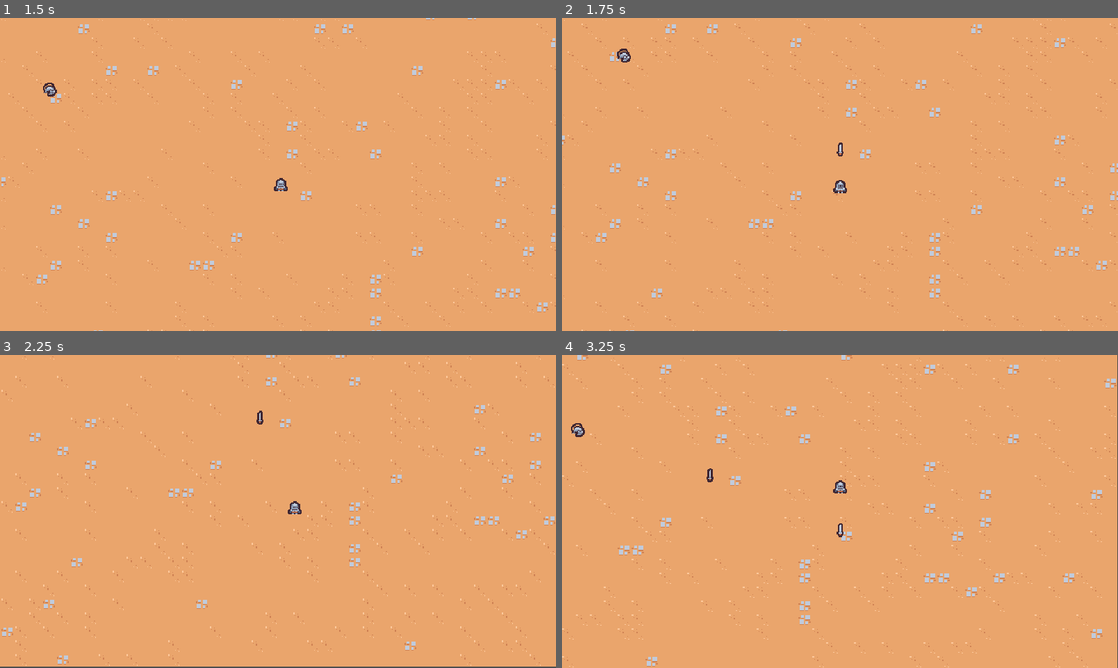
Above: before the commit, frames 1-4 (two rows, left to right).
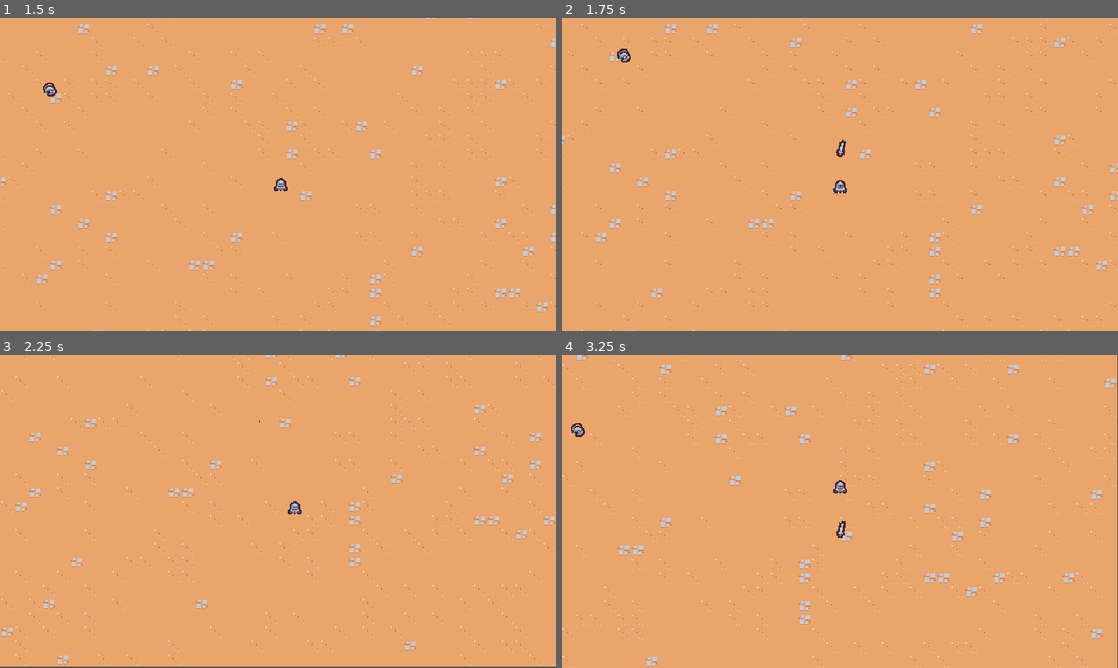
Above: after the commit, the same moments.

Repository: afarber/2DSurvivorsCourse
Game: Godot game, scene res://scenes/main/main.tscn
Two runs of this game, one before a commit and one after it. Both use one fixed random seed, a clock stepped at 60 frames per second and the inputs below.
Inputs:
- Up to frame 1 (1.5 s): hold D (move_right) 0.53-1.28 s; hold S (move_down) from 1.28 s (still down)
- Up to frame 2 (1.75 s): keep holding S (move_down)
- Up to frame 3 (2.25 s): release S (move_down) at 2.03 s; hold D (move_right) from 2.03 s (still down)
- Up to frame 4 (3.25 s): release D (move_right) at 2.78 s; hold W (move_up) from 2.78 s (still down)

Frame 1 is identical in both runs. In frame 2, less than 0.1% of the frame differs, in the area x 49-52%, y 38-45%; in frame 3, less than 0.1%; in frame 4, less than 0.1%, in the area x 26-52%, y 36-59%.

Commit message:
Animate sword rotation and scale and then call queue_free() on the autoplayed animation

Diff:
--- a/scenes/ability/sword_ability/sword_ability.tscn
+++ b/scenes/ability/sword_ability/sword_ability.tscn
@@ -4,19 +4,45 @@
 
 [sub_resource type="Animation" id="Animation_4uwgm"]
 resource_name = "swing"
-length = 0.3
+length = 0.75
 step = 0.05
 tracks/0/type = "value"
 tracks/0/imported = false
 tracks/0/enabled = true
 tracks/0/path = NodePath("Sprite2D:rotation")
-tracks/0/interp = 1
+tracks/0/interp = 2
 tracks/0/loop_wrap = true
 tracks/0/keys = {
-"times": PackedFloat32Array(0),
+"times": PackedFloat32Array(0, 0.2, 0.4, 0.75),
+"transitions": PackedFloat32Array(1, 1, 1.6245, 1),
+"update": 0,
+"values": [3.48787e-16, -0.174533, 3.14159, 3.48787e-16]
+}
+tracks/1/type = "value"
+tracks/1/imported = false
+tracks/1/enabled = true
+tracks/1/path = NodePath("Sprite2D:scale")
+tracks/1/interp = 2
+tracks/1/loop_wrap = true
+tracks/1/keys = {
+"times": PackedFloat32Array(0, 0.1, 0.2, 0.35, 0.5, 0.75),
+"transitions": PackedFloat32Array(1, 1, 1, 1, 5.65685, 1),
+"update": 0,
+"values": [Vector2(1.25, 1.25), Vector2(0.5, 0.5), Vector2(1, 1), Vector2(2, 2), Vector2(1, 1), Vector2(2.08165e-12, 2.08165e-12)]
+}
+tracks/2/type = "method"
+tracks/2/imported = false
+tracks/2/enabled = true
+tracks/2/path = NodePath(".")
+tracks/2/interp = 1
+tracks/2/loop_wrap = true
+tracks/2/keys = {
+"times": PackedFloat32Array(0.75),
 "transitions": PackedFloat32Array(1),
-"update": 0,
-"values": [0.0]
+"values": [{
+"args": [],
+"method": &"queue_free"
+}]
 }
 
 [sub_resource type="Animation" id="Animation_qv01v"]
@@ -33,6 +59,18 @@
 "update": 0,
 "values": [0.0]
 }
+tracks/1/type = "value"
+tracks/1/imported = false
+tracks/1/enabled = true
+tracks/1/path = NodePath("Sprite2D:scale")
+tracks/1/interp = 1
+tracks/1/loop_wrap = true
+tracks/1/keys = {
+"times": PackedFloat32Array(0),
+"transitions": PackedFloat32Array(1),
+"update": 0,
+"values": [Vector2(1, 1)]
+}
 
 [sub_resource type="AnimationLibrary" id="AnimationLibrary_53yf7"]
 _data = {
@@ -43,6 +81,7 @@
 [node name="SwordAbility" type="Node2D"]
 
 [node name="AnimationPlayer" type="AnimationPlayer" parent="."]
+autoplay = "swing"
 libraries = {
 "": SubResource("AnimationLibrary_53yf7")
 }
